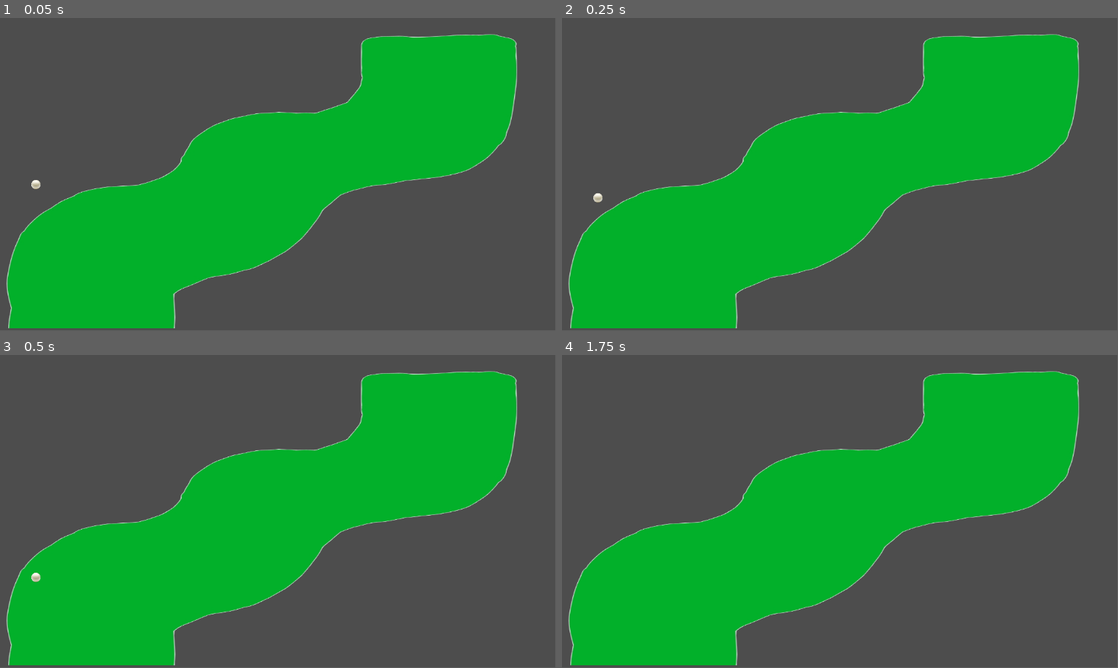
Above: before the commit, frames 1-4 (two rows, left to right).
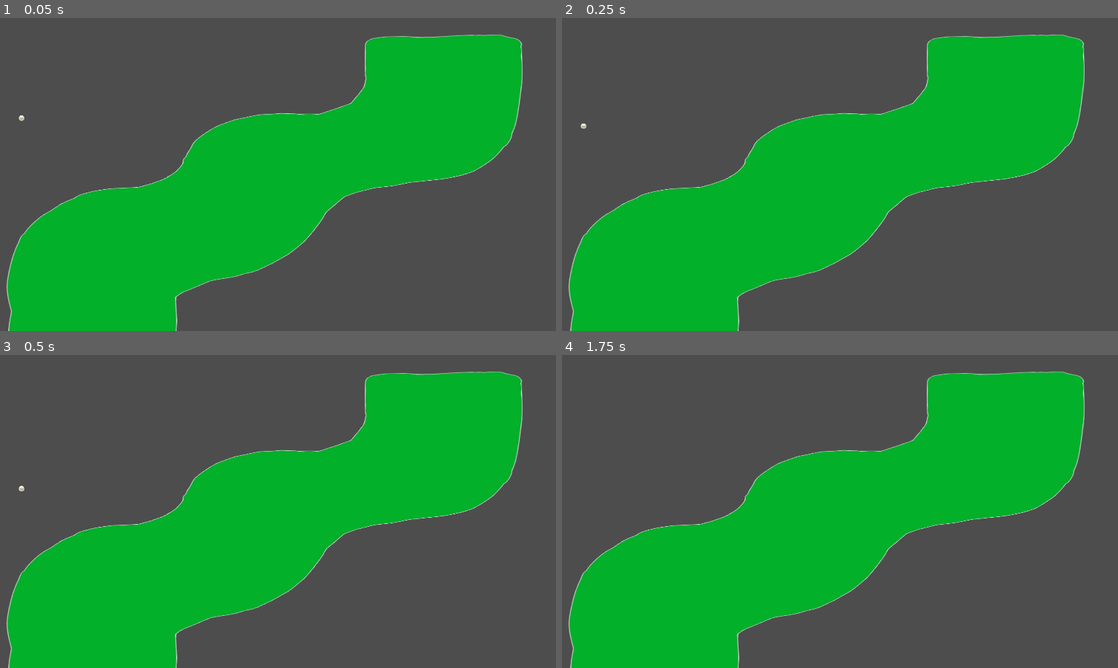
Above: after the commit, the same moments.

Repository: magedeungaro/sinuca-sem-sinuca
Game: Godot game, scene res://fase_1.tscn
Two runs of this game, one before a commit and one after it. Both use one fixed random seed, a clock stepped at 60 frames per second and the inputs below.
Inputs:
- Up to frame 1 (0.05 s): no input
- Up to frame 2 (0.25 s): no input
- Up to frame 3 (0.5 s): no input
- Up to frame 4 (1.75 s): tap Enter at 1.25 s
The window is 799x449 before the commit and 800x450 after it. Grey fills any space a smaller window leaves; there, only what the larger window draws over its background counts as a difference.

The runs differ from the first frame. In frame 1, 2.8% of the frame differs, in the area x 1-94%, y 5-100%; in frame 2, 2.8%; in frame 3, 2.8%; in frame 4, 2.8%.

Commit message:
qualidade de vida

Diff:
--- a/Scenes/pista.tscn
+++ b/Scenes/pista.tscn
@@ -7,13 +7,13 @@
 [node name="TextureRect" type="TextureRect" parent="."]
 offset_right = 1000.0
 offset_bottom = 1000.0
-scale = Vector2(1.14353, 0.643813)
+scale = Vector2(1.92337, 1.08287)
 texture = ExtResource("1_h3u08")
 expand_mode = 1
 
-[node name="Area2D" type="Area2D" parent="."]
-scale = Vector2(1.00025, 0.996073)
+[node name="Area2D" type="StaticBody2D" parent="TextureRect"]
+scale = Vector2(0.874708, 1.54715)
 
-[node name="CollisionPolygon2D" type="CollisionPolygon2D" parent="Area2D"]
+[node name="CollisionPolygon2D" type="CollisionPolygon2D" parent="TextureRect/Area2D"]
 position = Vector2(18, 648)
 polygon = PackedVector2Array(0, 1, 1, -9, 2, -17, 3, -25, 6, -34, 6, -40, 6, -47, 3, -57, 0, -67, -2, -79, -3, -98, -1, …(1867 unchanged characters)…
--- a/project.godot
+++ b/project.godot
@@ -15,6 +15,13 @@
 config/features=PackedStringArray("4.2", "Forward Plus")
 config/icon="res://icon.svg"
 
+[display]
+
+window/size/viewport_width=1920
+window/size/viewport_height=1080
+window/stretch/mode="viewport"
+window/stretch/aspect="expand"
+
 [dotnet]
 
 project/assembly_name="Sinuca sem Sinuca"
